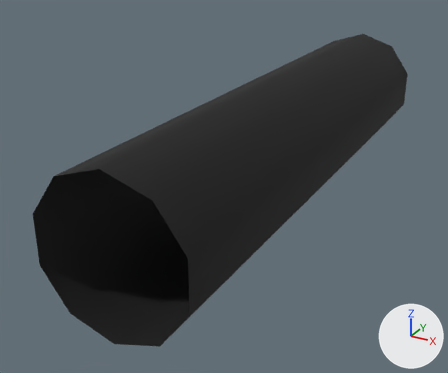
What one commit did to the glTF model public/parts/air-hose-dump.glb.
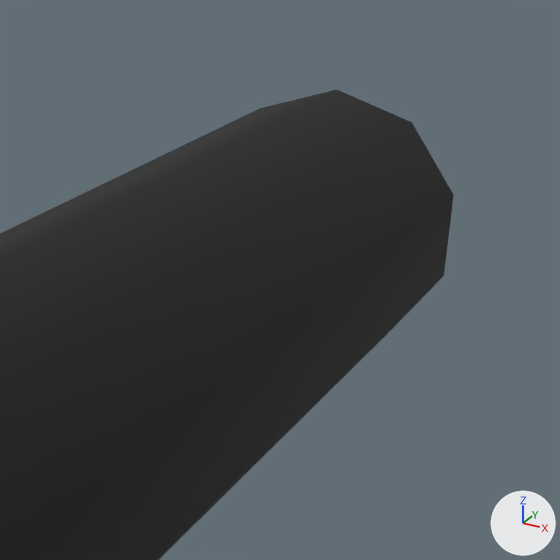
Each version appears first whole from a camera (50 mm lens) standing at (-113.2, -576.1, 51.4) and looking at (-147.1, -514.5, 20.6), and next in a close-up on the part from 53% to 100% of the width and 0% to 57% of the height. The axes (+X, +Y, +Z) are drawn at lower right. The lights are the same throughout. The first two pictures are the older version. Where no turn or scale is listed for an object, it has been applied to the vertices.

In view in the first close-up: 'air-hose-dump:rubber'.
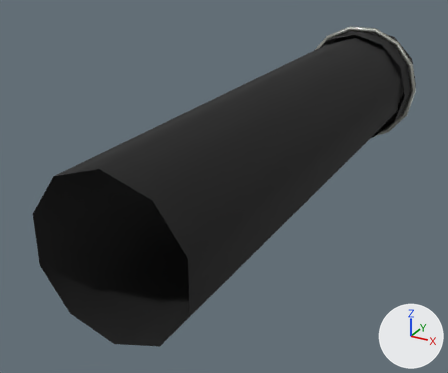
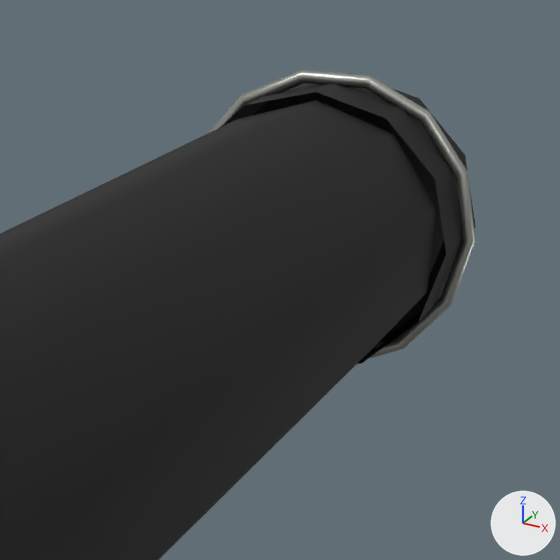
Where the newer file only moved an object's origin or applied its transform, the numbers keep the older frame.

What differs and where, as boxes (x1, y1, x2, y2) in the close-ups (560 x 560 px; the box of a moved part takes in the faces that stretch with it):
```json
{"object": "air-hose-dump:rubber", "change": "reshaped", "before": [0, 90, 454, 560], "after": [0, 83, 476, 560]}
{"object": "air-hose-dump:zincPlate", "change": "added", "after": [208, 70, 475, 359]}
{"part": 1, "of": "me_mesh_0", "change": "added", "after": [221, 83, 476, 364]}
{"part": 2, "of": "me_mesh_0", "change": "moved or reshaped", "before": [209, 90, 454, 365], "after": [209, 100, 437, 365]}
```

The change, as JSON lines over the scene's bpy script:
```json
{"op": "add", "block": "mat_zincplate", "code": ["mat_zincplate = principled_material('zincPlate')", "mat_zincplate.base_color = (0.456, 0.468, 0.423)  # grey #b4b6ae", "mat_zincplate.metallic = 0.9", "mat_zincplate.roughness = 0.38"]}
{"block": "me_mesh_0", "where": "# used by ob_air_hose_dump_rubber; location = (-142.0, -510.5, 26.0)"}
{"op": "remove", "block": "me_mesh_0", "code": "me_mesh_0.from_pydata(...)  # 1100 vertices, 2180 faces; spans x -7.6..7.6, y -32.5..32.5, z -8.0..8.0"}
{"op": "add", "block": "me_mesh_0", "code": "me_mesh_0.from_pydata(...)  # 1078 vertices, 2112 faces; spans x -8.5..8.5, y -32.5..35.5, z -8.5..8.5"}
{"block": "me_mesh_0", "change": "me_mesh_0 part 1: a new loose piece of 48 vertices spanning x -8.5..8.5, y 28.3..35.5, z -8.5..8.5, in mat_rubber (black #0e0e0e)"}
{"block": "me_mesh_0", "change": "me_mesh_0 part 2: 200 vertices moved from x -7.6..7.6, y -12.2..-0.9, z -8.0..8.0 to x -7.6..7.6, y -12.2..-0.8, z -8.0..8.0; 560 vertices removed from x -7.6..7.6, y -0.3..32.5, z -8.0..8.0; 490 vertices added at x -7.6..7.6, y -0.2..28.5, z -8.0..8.0"}
{"op": "add", "block": "me_mesh_1", "code": ["me_mesh_1 = bpy.data.meshes.new('Mesh_1')", "me_mesh_1.from_pydata(...)  # 84 vertices, 168 faces; spans x -9.3..9.3, y -0.3..0.3, z -9.1..9.1", "me_mesh_1.materials.append(mat_zincplate)  # grey #b4b6ae"]}
{"op": "add", "block": "ob_air_hose_dump_zincplate", "code": ["ob_air_hose_dump_zincplate = bpy.data.objects.new('air-hose-dump:zincPlate', me_mesh_1)", "ob_air_hose_dump_zincplate.location = (-142.0, -478.5, 26.0)"]}
```
